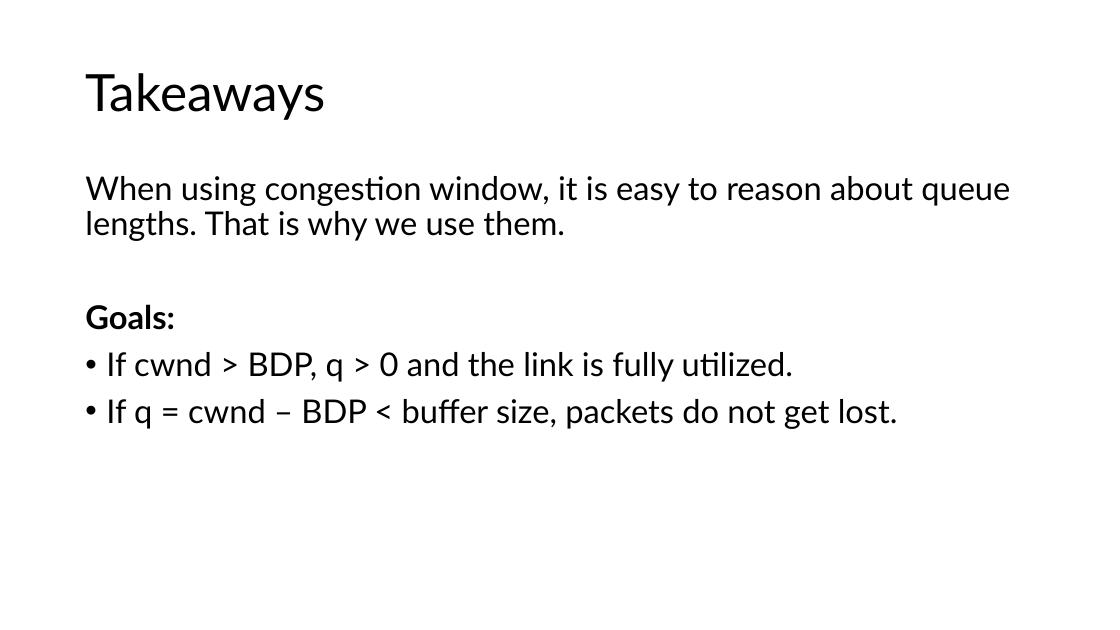
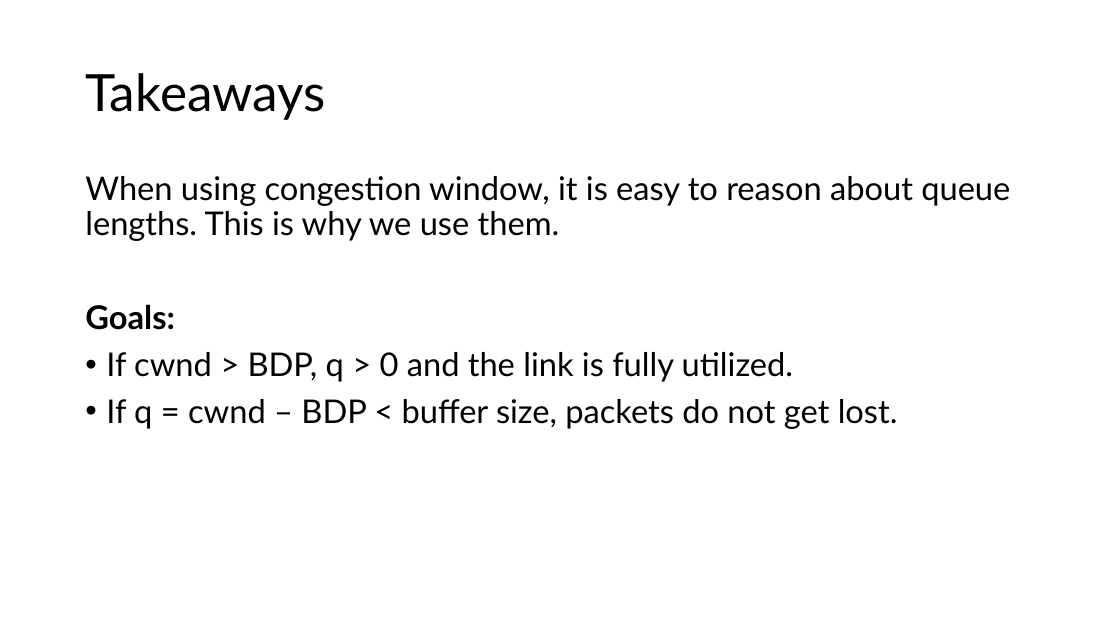
Before and after one commit to venkatarun95/mit_page, a slide deck: slide 19 of f25/assets/slides/lec15-congestion-control-1.pptx (slide 18 before the commit). Drawn at 1120x630 pixels with LibreOffice and Linux fonts; fonts in the diff are those of the drawing. Boxes give left, top, right and bottom in pixels: in the first picture for what was removed or moved away, otherwise in the second. Text is boxed around its words. In the diff, an @@ line names an element or a change of style, - is before the commit and + after.

```diff
--- a/f25/assets/slides/lec15-congestion-control-1.pptx
+++ b/f25/assets/slides/lec15-congestion-control-1.pptx
@@ text at <box>85,176,1010,241</box>: text changed @@
-When using congestion window, it is easy to reason about queue lengths. That is why we use them.
+When using congestion window, it is easy to reason about queue lengths. This is why we use them.
```
Also in this commit, not shown: 4 other slides changed, 2 slides added, 1 slide removed, 3 other files.
